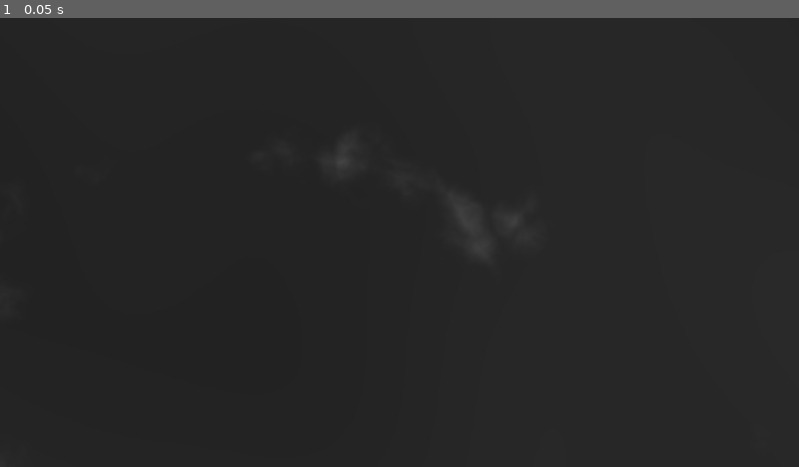
Above: before the commit, frame 1.
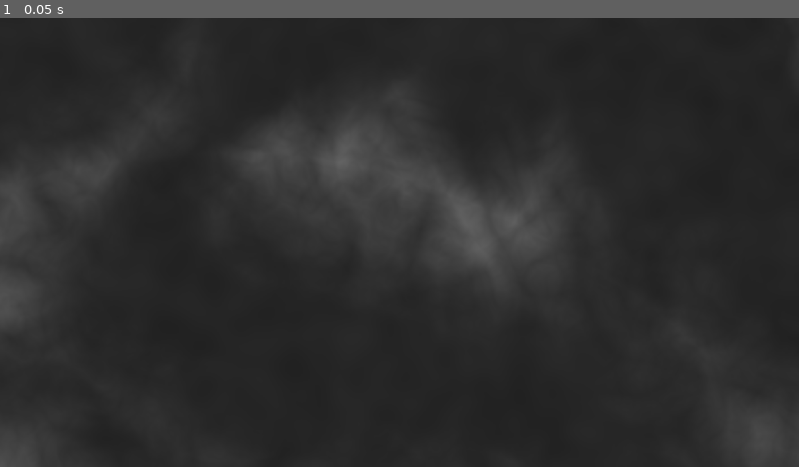
Above: after the commit, the same moment.

Repository: 100-Devs-1-Game/UndeadReckoning
Game: Godot game, scene res://test/map_test.tscn
The game is run twice, just before and just after one commit, with the same random seed, the same clock (stepped at 60 frames per second) and the same inputs.
Inputs:
- Up to frame 1 (0.05 s): no input

The runs differ from the first frame. In frame 1, 9.1% of the frame differs, in the area x 0-98%, y 18-100%.

Commit message:
Update new_terrain_generator.tres

Diff:
--- a/src/terrain/new_terrain_generator.tres
+++ b/src/terrain/new_terrain_generator.tres
@@ -4,7 +4,7 @@
 
 [sub_resource type="FastNoiseLite" id="FastNoiseLite_y1egl"]
 seed = 1
-frequency = 0.0001
+frequency = 0.001
 fractal_octaves = 7
 fractal_lacunarity = 1.385
 fractal_gain = 0.955
@@ -22,6 +22,6 @@
 max_height = 300.0
 base_mountain_scale = 0.2
 noise_mountains = SubResource("FastNoiseLite_ci04p")
-mountains_threshold = 0.5
+mountains_threshold = 0.0
 mountain_max_height = 1500.0
 metadata/_custom_type_script = "uid://c1an50gjcejkf"
